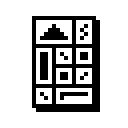
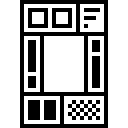
Revision of a layered (128, 128) image; what changed, layer by layer:
added layer "Pasted Layer copy #2" above "Pasted Layer copy #1" over (20, 0, 108, 128)
hid "Pasted Layer" over (32, 16, 96, 108)
hid "Pasted Layer copy" over (36, 20, 100, 112)
